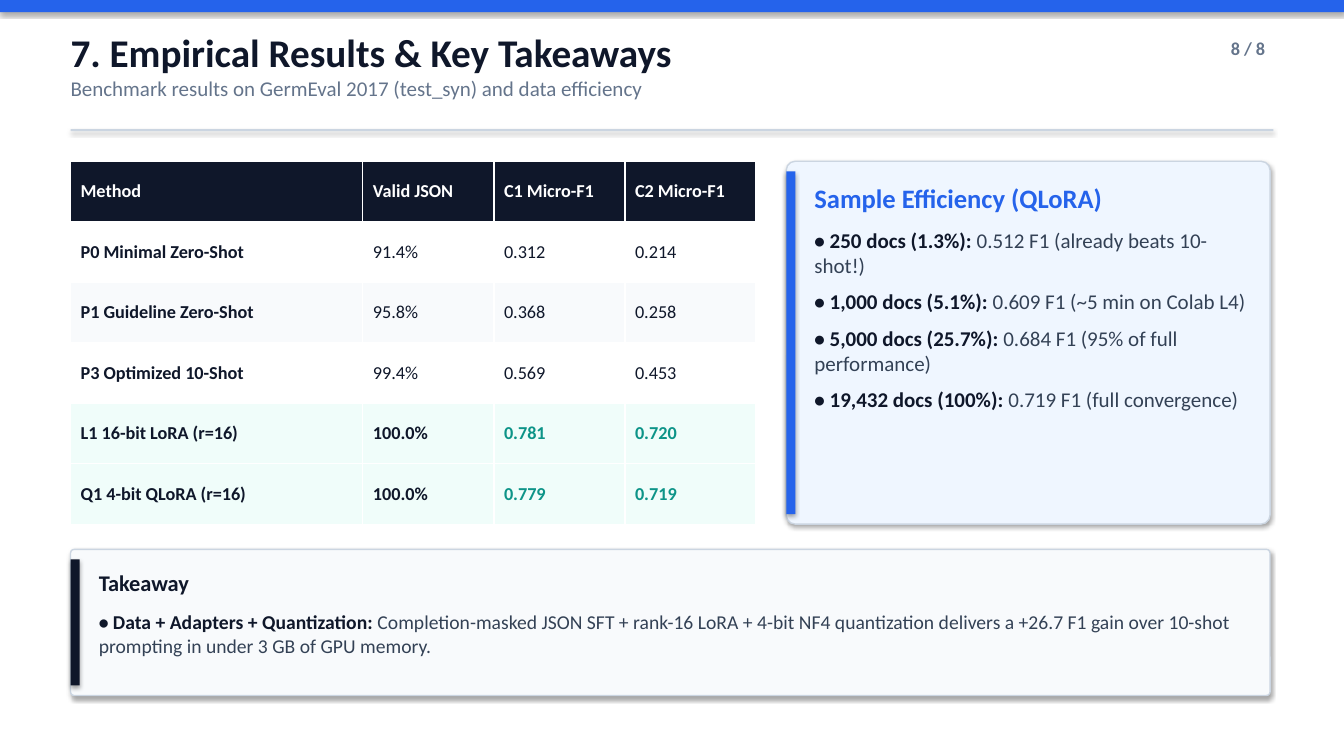
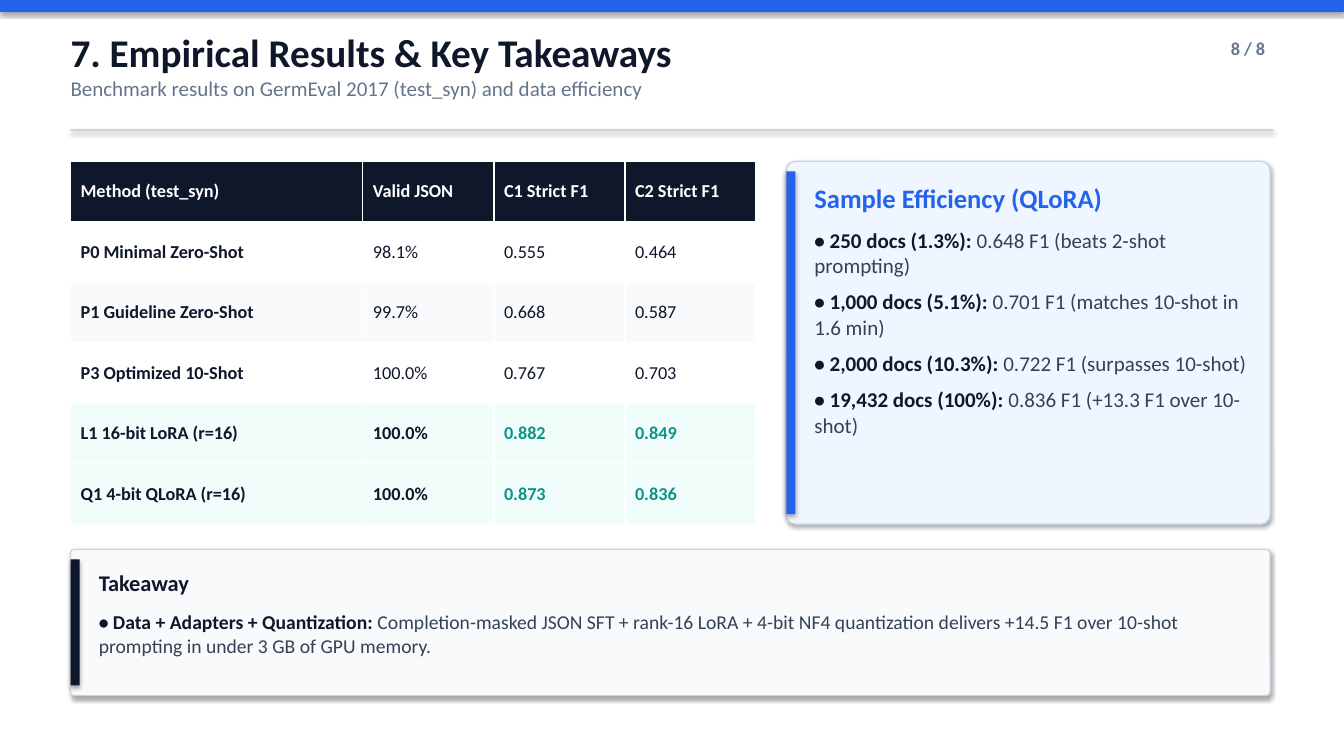
Before and after one commit to simon-clematide/gemma-qlora-finetuning, a slide deck: slide 8 of docs/gemma_qlora_core_concepts.pptx. Drawn at 1344x756 pixels with LibreOffice and Linux fonts; fonts in the diff are those of the drawing. Boxes give left, top, right and bottom in pixels: in the first picture for what was removed or moved away, otherwise in the second. Text is boxed around its words. In the diff, an @@ line names an element or a change of style, - is before the commit and + after.

```diff
--- a/docs/gemma_qlora_core_concepts.pptx
+++ b/docs/gemma_qlora_core_concepts.pptx
@@ table at (71, 161, 756, 524) @@
-row 1: Method | Valid JSON | C1 Micro-F1 | C2 Micro-F1
+row 1: Method (test_syn) | Valid JSON | C1 Strict F1 | C2 Strict F1
-row 2: P0 Minimal Zero-Shot | 91.4% | 0.312 | 0.214
+row 2: P0 Minimal Zero-Shot | 98.1% | 0.555 | 0.464
-row 3: P1 Guideline Zero-Shot | 95.8% | 0.368 | 0.258
+row 3: P1 Guideline Zero-Shot | 99.7% | 0.668 | 0.587
-row 4: P3 Optimized 10-Shot | 99.4% | 0.569 | 0.453
+row 4: P3 Optimized 10-Shot | 100.0% | 0.767 | 0.703
-row 5, column 3: 0.781
+row 5, column 3: 0.882
-row 5, column 4: 0.720
+row 5, column 4: 0.849
-row 6, column 3: 0.779
+row 6, column 3: 0.873
-row 6, column 4: 0.719
+row 6, column 4: 0.836
@@ text at (814, 232, 1246, 436): text changed @@
-• 250 docs (1.3%): 0.512 F1 (already beats 10-shot!)
-• 1,000 docs (5.1%): 0.609 F1 (~5 min on Colab L4)
-• 5,000 docs (25.7%): 0.684 F1 (95% of full performance)
-• 19,432 docs (100%): 0.719 F1 (full convergence)
+• 250 docs (1.3%): 0.648 F1 (beats 2-shot prompting)
+• 1,000 docs (5.1%): 0.701 F1 (matches 10-shot in 1.6 min)
+• 2,000 docs (10.3%): 0.722 F1 (surpasses 10-shot)
+• 19,432 docs (100%): 0.836 F1 (+13.3 F1 over 10-shot)
@@ text at (99, 615, 1178, 657): text changed @@
-• Data + Adapters + Quantization: Completion-masked JSON SFT + rank-16 LoRA + 4-bit NF4 quantization delivers a +26.7 F1 gain over 10-shot prompting in under 3 GB of GPU memory.
+• Data + Adapters + Quantization: Completion-masked JSON SFT + rank-16 LoRA + 4-bit NF4 quantization delivers +14.5 F1 over 10-shot prompting in under 3 GB of GPU memory.
```
Also in this commit, not shown: 3 other slides changed, 2 other files.
